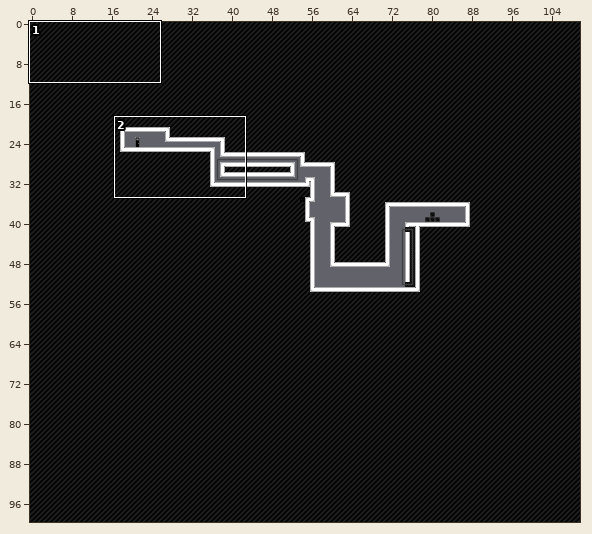
Tiled map (JSON): assets/levels/level6.json. The picture above shows the old version from afar; the outline marks the close-up.
Close-up. The starting point:
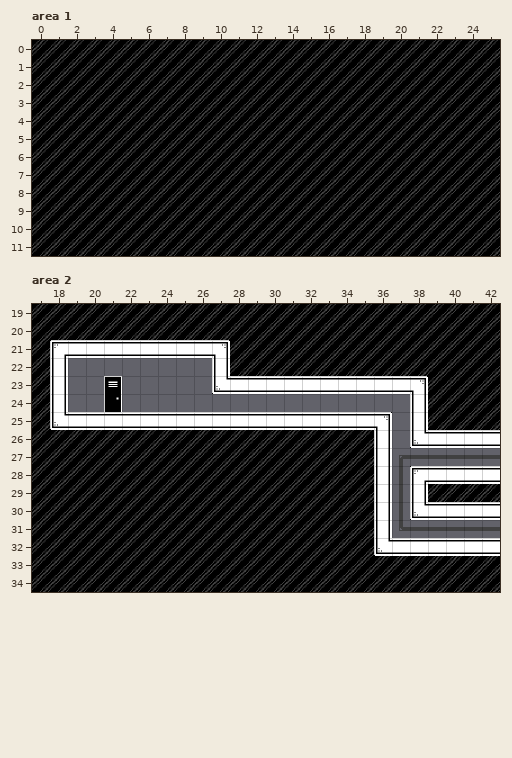
Cells are 32x32 px. Shown: area 1 x 0..25, y 0..11; area 2 x 17..42, y 19..34. The commit also changed other parts of the map, which this record leaves out.
Once edited:
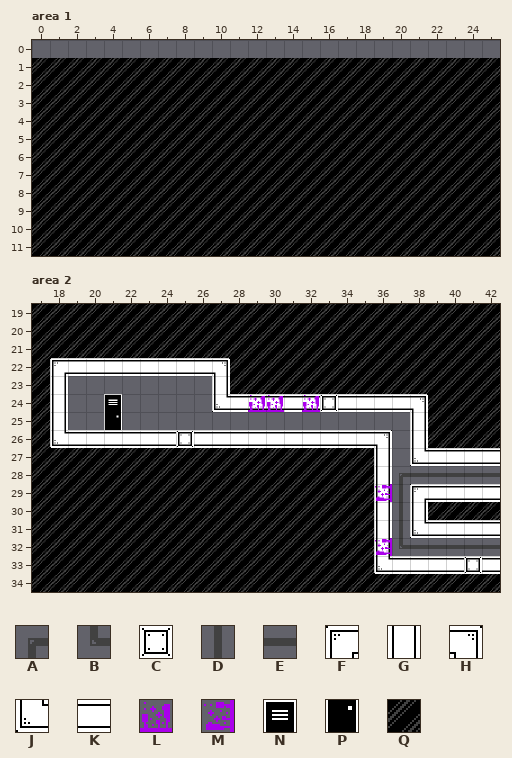
Key: from "tilemap": A 0, B 8, C 11, D 16, E 17, F 27, G 28, H 29, J 35, K 36, L 41, M 43, N 48, P 56, Q 60.
_ is an empty cell.
Change:
Layer "Tile Layer 1", area 1:
Tile Q is removed in row 0 at x 0 to 25.
Layer "Tile Layer 1", area 2:
Tile Q gives way to tile C in row 26 at x 25; in row 33 at x 41.
The edit adds tile C in row 24 at x 33.
Tile G gives way to tile F in row 22 at x 18; in row 29 at x 38.
Tile J gives way to tile G in row 23 at x 27; in row 25 at x 18; in row 26 at x 38; in row 30 at x 38; in row 32 at x 36.
Tile G gives way to tile H in row 22 at x 27; in row 24 at x 38; in row 26 at x 36.
Tile Q gives way to tile J in row 26 at x 18; in row 33 at x 36.
The edit adds tile J in row 24 at x 27; in row 27 at x 38; in row 31 at x 38.
Tile Q gives way to tile K in row 26 at x 19 to 24 and 26 to 35; in row 29 at x 39 to 42; in row 33 at x 37 to 40 and 42.
The edit adds tile K in row 22 at x 19 to 26; in row 24 at x 28 to 32 and 34 to 37; in row 27 at x 39 to 42; in row 31 at x 39 to 42.
Tile F gives way to tile Q in row 21 at x 18.
Tile H gives way to tile Q in row 21 at x 27; in row 23 at x 38.
Tile K gives way to tile Q in row 21 at x 19 to 26; in row 23 at x 28 to 37; in row 26 at x 39 to 42; in row 30 at x 39 to 42.
Tile F is removed in row 28 at x 38.
Tile H is removed in row 25 at x 36.
Tile K is removed in row 25 at x 19 to 35; in row 28 at x 39 to 42; in row 32 at x 37 to 42.
Layer "Tile Layer 2", area 2:
Tile D gives way to tile A in row 28 at x 37.
The edit adds tile B in row 32 at x 37.
Tile B gives way to tile D in row 31 at x 37.
The edit adds tile E in row 28 at x 38 to 42; in row 32 at x 38 to 42.
The edit adds tile L in row 24 at x 29 to 30 and 32.
The edit adds tile M in row 29 at x 36; in row 32 at x 36.
Tile P gives way to tile N in row 24 at x 21.
The edit adds tile P in row 25 at x 21.
Tile A is removed in row 27 at x 37.
Tile E is removed in row 27 at x 38 to 42; in row 31 at x 38 to 42.
Tile N is removed in row 23 at x 21.
Boxes around the changes in both close-ups, in picture pixels (x1, y1, x2, y2):
removed: (32, 40, 500, 58)
changed: (50, 340, 500, 574)
